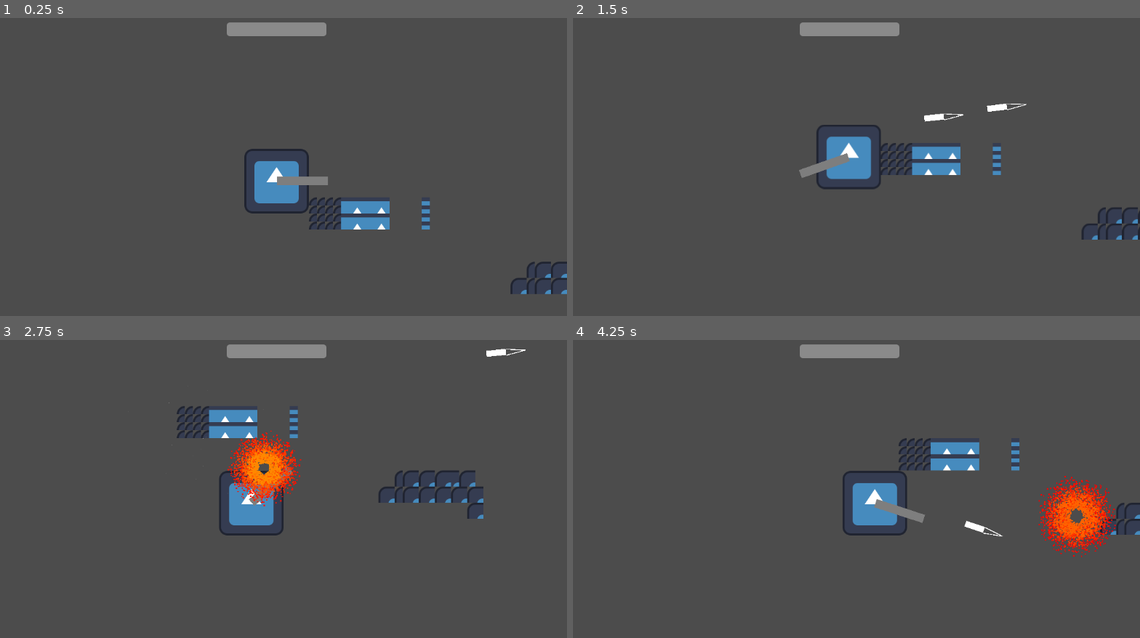
Above: before the commit, frames 1-4 (two rows, left to right).
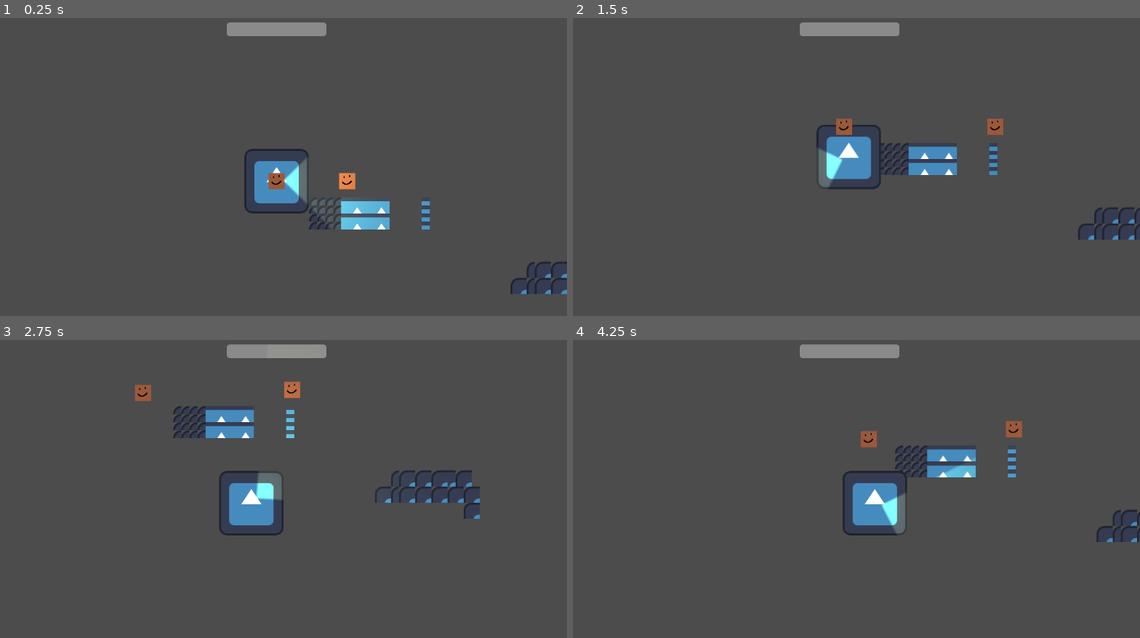
Above: after the commit, the same moments.

Repository: Schoondaddy/Projectile-Testing
Game: Godot game, scene res://pathfinder_place.tscn
The game is run twice, just before and just after one commit, with the same random seed, the same clock (stepped at 60 frames per second) and the same inputs. This scene is started directly instead of the project's main scene. The engine's default icon, where the game draws it, is replaced by a stand-in: a white triangle on a blue panel in a dark square.
Inputs (mouse positions are in pixels of both pictures, inside the frame that each line leads up to):
- Up to frame 1 (0.25 s): no input
- Up to frame 2 (1.5 s): move the mouse to (975, 164) at 0.52 s; press the mouse at (975, 164) at 0.53 s; hold Right (ui_right) 0.53-1.28 s; move the mouse to (731, 196) at 1.27 s; release the mouse at (731, 196) at 1.28 s; hold Down (ui_down) from 1.28 s (still down); click (731, 196) at 1.35 s
- Up to frame 3 (2.75 s): move the mouse to (334, 432) at 2.02 s; release Down (ui_down) at 2.03 s; press the mouse at (334, 432) at 2.03 s; hold Right (ui_right) from 2.03 s (still down)
- Up to frame 4 (4.25 s): move the mouse to (822, 569) at 2.77 s; release Right (ui_right) at 2.78 s; release the mouse at (822, 569) at 2.78 s; hold Up (ui_up) 2.78-3.53 s; click (822, 569) at 2.85 s; tap Enter at 3.5 s; move the mouse to (1026, 551) at 3.52 s; press the mouse at (1026, 551) at 3.53 s; hold Left (ui_left) from 3.53 s (still down)

The runs differ from the first frame. In frame 1, 1.7% of the frame differs, in the area x 47-69%, y 46-71%; in frame 2, 2.1%; in frame 3, 3.5%; in frame 4, 4.4%, in the area x 50-100%, y 27-73%.

Commit message:
bioluminesense stuff i should rename this repo because its no longer just projectiles

Diff:
--- /dev/null
+++ b/Bouncing projectile test/ArraySorter.gd
@@ -0,0 +1,38 @@
+extends Node
+
+
+# Called when the node enters the scene tree for the first time.
+func _ready():
+	pass
+
+
+# Called every frame. 'delta' is the elapsed time since the previous frame.
+func _process(delta):
+	var array : Array = [-672, 388, -419, 924, -198, 764, -999, 435, -726, 268, 987, -264, 306, -674, 690, 172, -345, 821, -908, 610, 233, -457, 579, -301, 803, -222, 470, -517, 411, -810, 63, 976, -643, -528, 337, -966, 505, -77, 844, -132, 998, -711, 456, -839, 213, -488, 924, -575, 681, -234, 762, -897, 345, 678, -123, 890, -456, 321, -789, 234, -567, 890, -234, 123, -456, 789, -123, 456, -789, 123, -456, 789, -321, 654, -987, 543, -210, 876, -543, 210, -876, 543, -210, 876, -543, 210, -876, 543, -210, 876, -543, 210, -876, 543, -210, 876, -543, 210]
+	var start_time = Time.get_ticks_usec()
+
+	# Your array to sort
+	var my_array = [5, 9, 3, 8, 2, 1, 4, 7, 6]
+
+	# Call the sort function
+	sort_array(array)
+
+	var end_time = Time.get_ticks_usec()
+	var elapsed_time = end_time - start_time
+
+
+func sort_array(input_array : Array):
+	var sorted_array : Array = []
+	if input_array.size() > 1:
+		sorted_array.append(input_array[0])
+		for index in input_array.size():
+			var place_found = false
+			var i : int = 0
+			while !place_found && i < sorted_array.size():
+				if input_array[index] < sorted_array[i]:
+					sorted_array.insert(i, input_array[index])
+					place_found = true
+				i += 1
+			if place_found == false:
+				sorted_array.append(input_array[index])
+	return sorted_array
--- /dev/null
+++ b/Bouncing projectile test/GravityBullet.gd
@@ -0,0 +1,48 @@
+extends CharacterBody2D
+
+
+const SPEED = 600.0
+const GRAVITY_CONSTANT = 100.0
+
+var velociter : Vector2
+var starting_pos
+var is_stopped = false
+var player_is_inside = false
+
+@onready var Player = $"../../Player"
+@onready var gravity_area = $"GravityArea"
+
+func _ready():
+	starting_pos = global_position
+	set_as_top_level(true)
+
+
+
+func _physics_process(delta):
+	if global_position.distance_to(starting_pos) > 300:
+		is_stopped = true
+
+
+	if !is_stopped:
+		var forward_global_x = transform[0]
+		velociter = forward_global_x
+		var collision_info = move_and_collide(velociter.normalized() * delta * SPEED)
+
+
+	if player_is_inside:
+		var impulse_strength = 1000
+		var impulse_direction = global_position.direction_to(Player.global_position)
+
+		# Simulate an impulse by directly setting the velocity
+		velocity += impulse_direction.normalized() * impulse_strength * delta
+
+
+
+func _on_gravity_area_body_entered(body):
+	if body.name == "Player":
+		player_is_inside = true
+
+
+func _on_gravity_area_body_exited(body):
+	if body.name == "Player":
+		player_is_inside = false
--- a/Bouncing projectile test/PathfindingEnemy.gd
+++ b/Bouncing projectile test/PathfindingEnemy.gd
@@ -4,13 +4,32 @@
 const SPEED = 300.0
 const accel = 7
 
+var bulletPath = preload("res://gravity_bullet.tscn")
+var can_fire = true
+
+@onready var Player = $"../Player"
 @onready var navigator = $"Navigator"
 
 func _physics_process(delta):
-	navigator.target_position = get_global_mouse_position()
+	if global_position.distance_to(Player.global_position) > 300:
+		navigator.target_position = Player.global_position
+		var direction : Vector2
+		direction = (navigator.get_next_path_position() - global_position).normalized()
+		velocity = lerp(velocity, direction * SPEED, accel * delta)
+	else:
+		velocity = lerp(velocity, Vector2(0,0), .5)
+	if can_fire:
+		can_fire = false
+		fire_bullet()
+		await get_tree().create_timer(5).timeout
+		can_fire = true
 
-	var direction : Vector2
-	direction = (navigator.get_next_path_position() - global_position).normalized()
-	velocity = lerp(velocity, direction * SPEED, accel * delta)
 
 	move_and_slide()
+
+
+func fire_bullet():
+	var bullet = bulletPath.instantiate()
+	add_child(bullet)
+	bullet.global_position = global_position
+	bullet.rotation = atan2(Player.global_position.y - global_position.y, Player.global_position.x - global_position.x)
--- a/Bouncing projectile test/Player.gd
+++ b/Bouncing projectile test/Player.gd
@@ -6,7 +6,7 @@
 
 @onready var camera = $"Camera2D"
 @onready var healthbar_path = $"Camera2D/Health"
-@onready var gun = $"Gun"
+@onready var light_pivot = $"LightPivot"
 
 var health = 100.0
 
@@ -25,9 +25,7 @@
 		velocity.x = Xdirection * SPEED
 		velocity.y = Ydirection * SPEED
 
-	if Input.is_action_pressed("left_click"):
-		gun.shoot_handler()
-
+	light_pivot.look_at(get_global_mouse_position())
 
 	camera_offset(Xdirection, Ydirection)
 	move_and_slide()
--- /dev/null
+++ b/Bouncing projectile test/TileLight.gd
@@ -0,0 +1,35 @@
+extends TileMap
+
+const TileLightPath = preload("res://tile_light.tscn")
+
+
+# Called when the node enters the scene tree for the first time.
+func _ready():
+	for cell in get_used_cells(0):
+		var polygon = get_cell_tile_data(0, cell).get_collision_polygon_points(0,0)
+
+		for point in polygon:
+			pass
+		var light = TileLightPath.instantiate()
+		add_child(light)
+		light.global_position.x = cell.x * tile_set.tile_size.x + .5 * tile_set.tile_size.x
+		light.global_position.y = cell.y * tile_set.tile_size.y + .5 * tile_set.tile_size.y
+
+
+# Called every frame. 'delta' is the elapsed time since the previous frame.
+func _process(delta):
+	#This all is just to get it to account for rotation and stuff
+	var light_polygon = $"../Player/LightPivot/Area2D/CollisionPolygon2D"
+	var polygon_points_global : PackedVector2Array
+
+	for point in light_polygon.polygon:
+		var global_point = light_polygon.global_position + point.rotated(light_polygon.global_rotation)
+		polygon_points_global.append(global_point)
+	polygon_points_global.insert(2, polygon_points_global[0])
+	polygon_points_global.remove_at(0)
+
+
+
+	for child in get_children():
+		if child is PointLight2D && Geometry2D.is_point_in_polygon(child.global_position, polygon_points_global):
+			print("sigma")
--- /dev/null
+++ b/Bouncing projectile test/Tilemap.gdshader
@@ -0,0 +1,14 @@
+shader_type canvas_item;
+
+void vertex() {
+	// Called for every vertex the material is visible on.
+}
+
+void fragment() {
+	// Called for every pixel the material is visible on.
+}
+
+//void light() {
+	// Called for every pixel for every light affecting the CanvasItem.
+	// Uncomment to replace the default light processing function with this one.
+//}
--- a/Bouncing projectile test/turret_bullet.tscn
+++ b/Bouncing projectile test/bouncing_bullet.tscn
@@ -1,13 +1,13 @@
 [gd_scene load_steps=3 format=3 uid="uid://d6428oc505bc"]
 
-[ext_resource type="Script" path="res://turret_bullet.gd" id="1_g4g1g"]
-[ext_resource type="Texture2D" uid="uid://davdhw73vebbc" path="res://Jimmy.png" id="1_pymlv"]
+[ext_resource type="Script" path="res://bouncing_bullet.gd" id="1_qi0tp"]
+[ext_resource type="Texture2D" uid="uid://davdhw73vebbc" path="res://Jimmy.png" id="2_561kw"]
 
 [node name="TurretBullet" type="CharacterBody2D"]
-script = ExtResource("1_g4g1g")
+script = ExtResource("1_qi0tp")
 
 [node name="Sprite2D" type="Sprite2D" parent="."]
-texture = ExtResource("1_pymlv")
+texture = ExtResource("2_561kw")
 
 [node name="BounceDetector" type="RayCast2D" parent="."]
 target_position = Vector2(30, 0)
--- /dev/null
+++ b/Bouncing projectile test/gravity_bullet.tscn
@@ -0,0 +1,21 @@
+[gd_scene load_steps=4 format=3 uid="uid://dn6s3pcw6lncs"]
+
+[ext_resource type="Script" path="res://GravityBullet.gd" id="1_y0i5q"]
+[ext_resource type="Texture2D" uid="uid://davdhw73vebbc" path="res://Jimmy.png" id="2_cuaur"]
+
+[sub_resource type="CircleShape2D" id="CircleShape2D_yn0ts"]
+radius = 76.4199
+
+[node name="GravityBullet" type="CharacterBody2D"]
+script = ExtResource("1_y0i5q")
+
+[node name="Sprite2D" type="Sprite2D" parent="."]
+texture = ExtResource("2_cuaur")
+
+[node name="GravityArea" type="Area2D" parent="."]
+
+[node name="CollisionShape2D" type="CollisionShape2D" parent="GravityArea"]
+shape = SubResource("CircleShape2D_yn0ts")
+
+[connection signal="body_entered" from="GravityArea" to="." method="_on_gravity_area_body_entered"]
+[connection signal="body_exited" from="GravityArea" to="." method="_on_gravity_area_body_exited"]
--- a/Bouncing projectile test/gun.gd
+++ b/Bouncing projectile test/gun.gd
@@ -4,7 +4,7 @@
 
 @onready var BulletSpawn = $BulletSpawnPos
 
-var bulletPath = preload("res://turret_bullet.tscn")
+var bulletPath = preload("res://bouncing_bullet.tscn")
 var rocketPath = preload("res://turret_rocket.tscn")
 var can_fire : bool = true
 
--- a/Bouncing projectile test/pathfinder_place.tscn
+++ b/Bouncing projectile test/pathfinder_place.tscn
@@ -1,8 +1,9 @@
-[gd_scene load_steps=7 format=3 uid="uid://cxukqdb2fwkoi"]
+[gd_scene load_steps=8 format=3 uid="uid://cxukqdb2fwkoi"]
 
 [ext_resource type="Script" path="res://NavigationGenerator.gd" id="1_j0nv1"]
 [ext_resource type="Texture2D" uid="uid://jbxhsuv55lab" path="res://icon.svg" id="3_203kx"]
 [ext_resource type="PackedScene" uid="uid://c1337pd56g40j" path="res://player.tscn" id="3_b5bok"]
+[ext_resource type="PackedScene" uid="uid://n6cd8re0bo68" path="res://pathfinding_enemy.tscn" id="4_7gex3"]
 
 [sub_resource type="TileSetAtlasSource" id="TileSetAtlasSource_mafef"]
 texture = ExtResource("3_203kx")
@@ -268,7 +269,7 @@
 sources/0 = SubResource("TileSetAtlasSource_mafef")
 
 [sub_resource type="RectangleShape2D" id="RectangleShape2D_nuxm4"]
-size = Vector2(126, 128)
+size = Vector2(109, 101)
 
 [node name="PathfinderPlace" type="Node2D"]
 metadata/_edit_lock_ = true
@@ -286,5 +287,6 @@
 [node name="Player" parent="." instance=ExtResource("3_b5bok")]
 
 [node name="CollisionShape2D" type="CollisionShape2D" parent="Player"]
-position = Vector2(-1, -1)
 shape = SubResource("RectangleShape2D_nuxm4")
+
+[node name="PathfindingEnemy" parent="." instance=ExtResource("4_7gex3")]
--- a/Bouncing projectile test/player.tscn
+++ b/Bouncing projectile test/player.tscn
@@ -1,10 +1,19 @@
-[gd_scene load_steps=4 format=3 uid="uid://c1337pd56g40j"]
+[gd_scene load_steps=5 format=3 uid="uid://c1337pd56g40j"]
 
 [ext_resource type="Script" path="res://Player.gd" id="1_fw5f6"]
 [ext_resource type="Texture2D" uid="uid://jbxhsuv55lab" path="res://icon.svg" id="2_xxnr5"]
-[ext_resource type="PackedScene" uid="uid://co5trwkqu3pxs" path="res://gun.tscn" id="3_2tkng"]
+
+[sub_resource type="Gradient" id="Gradient_7vmsq"]
+offsets = PackedFloat32Array(0, 0.57, 1)
+colors = PackedColorArray(1, 1, 1, 1, 0, 0, 0, 0, 0, 0, 0, 0)
+
+[sub_resource type="GradientTexture2D" id="GradientTexture2D_7gj8d"]
+gradient = SubResource("Gradient_7vmsq")
+fill = 1
+fill_from = Vector2(0, 1)
 
 [node name="Player" type="CharacterBody2D"]
+motion_mode = 1
 script = ExtResource("1_fw5f6")
 
 [node name="Sprite2D" type="Sprite2D" parent="."]
@@ -20,4 +29,16 @@
 value = 100.0
 show_percentage = false
 
-[node name="Gun" parent="." instance=ExtResource("3_2tkng")]
+[node name="LightPivot" type="Node2D" parent="."]
+
+[node name="PointLight2D" type="PointLight2D" parent="LightPivot"]
+position = Vector2(374, -1.00002)
+rotation = 0.785398
+scale = Vector2(8, 8)
+color = Color(1, 1, 0.478431, 1)
+texture = SubResource("GradientTexture2D_7gj8d")
+
+[node name="Area2D" type="Area2D" parent="LightPivot"]
+
+[node name="CollisionPolygon2D" type="CollisionPolygon2D" parent="LightPivot/Area2D"]
+polygon = PackedVector2Array(12, -1, 151, 138, 151, -140.333)
--- /dev/null
+++ b/Bouncing projectile test/tile_light.tscn
@@ -0,0 +1,14 @@
+[gd_scene load_steps=3 format=3 uid="uid://0d3n0v6n8yer"]
+
+[sub_resource type="Gradient" id="Gradient_byw24"]
+offsets = PackedFloat32Array(0, 0.59)
+colors = PackedColorArray(1, 1, 1, 1, 0, 0, 0, 1)
+
+[sub_resource type="GradientTexture2D" id="GradientTexture2D_h5ysd"]
+gradient = SubResource("Gradient_byw24")
+fill = 1
+fill_from = Vector2(0.5, 0.5)
+
+[node name="TileLight" type="PointLight2D"]
+scale = Vector2(5, 5)
+texture = SubResource("GradientTexture2D_h5ysd")
--- a/Bouncing projectile test/world.tscn
+++ b/Bouncing projectile test/world.tscn
@@ -1,17 +1,53 @@
-[gd_scene load_steps=3 format=3 uid="uid://cj3qiugks4r0a"]
+[gd_scene load_steps=11 format=3 uid="uid://cj3qiugks4r0a"]
 
 [ext_resource type="PackedScene" uid="uid://c1337pd56g40j" path="res://player.tscn" id="1_0audx"]
+[ext_resource type="Texture2D" uid="uid://davdhw73vebbc" path="res://Jimmy.png" id="2_pu5xo"]
+[ext_resource type="Script" path="res://TileLight.gd" id="4_7jsm2"]
 
-[sub_resource type="NavigationPolygon" id="NavigationPolygon_7rjii"]
-vertices = PackedVector2Array(128, -1, 454, -1, 409, 42, 234, 50, 454, 230, 377, 166, 128, 230, 217, 168)
-polygons = Array[PackedInt32Array]([PackedInt32Array(0, 1, 2, 3), PackedInt32Array(2, 1, 4, 5), PackedInt32Array(5, 4, 6, 7), PackedInt32Array(7, 6, 0, 3)])
-outlines = Array[PackedVector2Array]([PackedVector2Array(118, -11, 464, -11, 464, 240, 118, 240), PackedVector2Array(243, 60, 229, 158, 369, 156, 396, 53)])
-source_geometry_group_name = &"navigation_polygon_source_group"
+[sub_resource type="Environment" id="Environment_0kwn4"]
+glow_enabled = true
+
+[sub_resource type="OccluderPolygon2D" id="OccluderPolygon2D_41p2g"]
+polygon = PackedVector2Array(-8, -8, 8, -8, 8, 8, -8, 8)
+
+[sub_resource type="OccluderPolygon2D" id="OccluderPolygon2D_yffak"]
+polygon = PackedVector2Array(-8, -8, 8, -8, 8, 8, -8, 8)
+
+[sub_resource type="OccluderPolygon2D" id="OccluderPolygon2D_hpd15"]
+polygon = PackedVector2Array(-8, -8, 8, -8, 8, 8, -8, 8)
+
+[sub_resource type="OccluderPolygon2D" id="OccluderPolygon2D_m28jo"]
+polygon = PackedVector2Array(-8, -8, 8, -8, 8, 8, -8, 8)
+
+[sub_resource type="TileSetAtlasSource" id="TileSetAtlasSource_nsuf5"]
+texture = ExtResource("2_pu5xo")
+0:0/0 = 0
+0:0/0/occlusion_layer_0/polygon = SubResource("OccluderPolygon2D_41p2g")
+1:0/0 = 0
+1:0/0/occlusion_layer_0/polygon = SubResource("OccluderPolygon2D_hpd15")
+0:1/0 = 0
+0:1/0/occlusion_layer_0/polygon = SubResource("OccluderPolygon2D_yffak")
+1:1/0 = 0
+1:1/0/occlusion_layer_0/polygon = SubResource("OccluderPolygon2D_m28jo")
+
+[sub_resource type="TileSet" id="TileSet_skbt0"]
+occlusion_layer_0/light_mask = 1
+sources/1 = SubResource("TileSetAtlasSource_nsuf5")
 
 [node name="World" type="Node2D"]
 
 [node name="Player" parent="." instance=ExtResource("1_0audx")]
-position = Vector2(412, 167)
 
-[node name="NavigationRegion2D" type="NavigationRegion2D" parent="."]
-navigation_polygon = SubResource("NavigationPolygon_7rjii")
+[node name="WorldEnvironment" type="WorldEnvironment" parent="."]
+environment = SubResource("Environment_0kwn4")
+
+[node name="TileMap" type="TileMap" parent="."]
+light_mask = 1023
+scale = Vector2(1, 1.00721)
+tile_set = SubResource("TileSet_skbt0")
+format = 2
+layer_0/tile_data = PackedInt32Array(458759, 1, 0, 524295, 1, 0, 458760, 1, 0, 524296, 1, 0)
+script = ExtResource("4_7jsm2")
+
+[node name="CanvasModulate" type="CanvasModulate" parent="."]
+color = Color(0, 0, 0, 1)
Renamed: Bouncing projectile test/turret_bullet.gd -> Bouncing projectile test/bouncing_bullet.gd
Binary file added: Bouncing projectile test/pixil-frame-0.png
Not shown, added: Bouncing projectile test/pixil-frame-0.png.import
